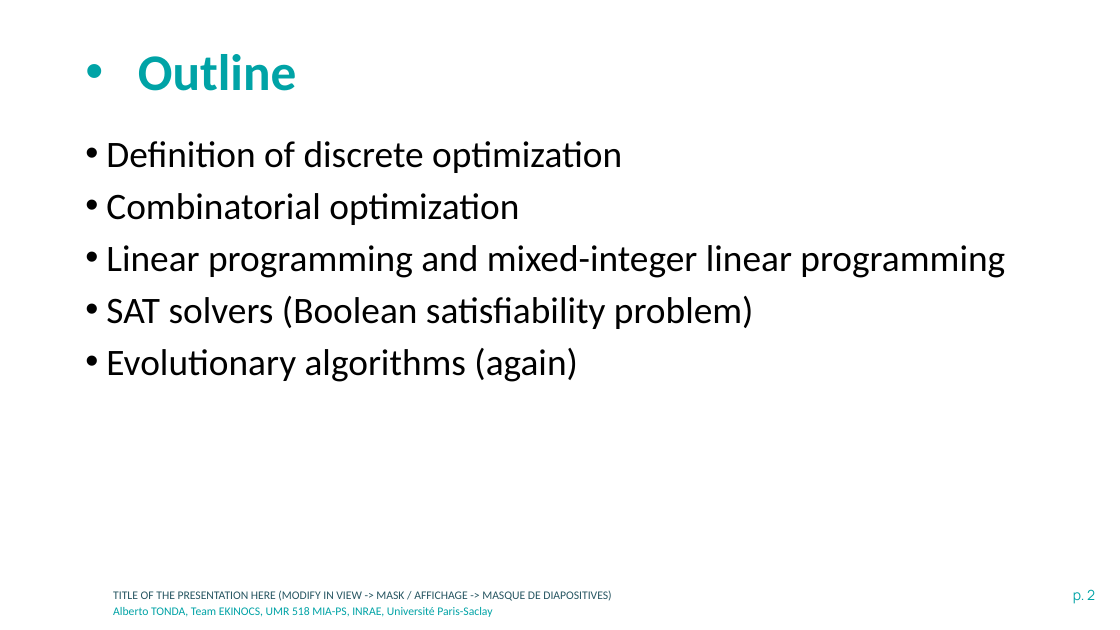
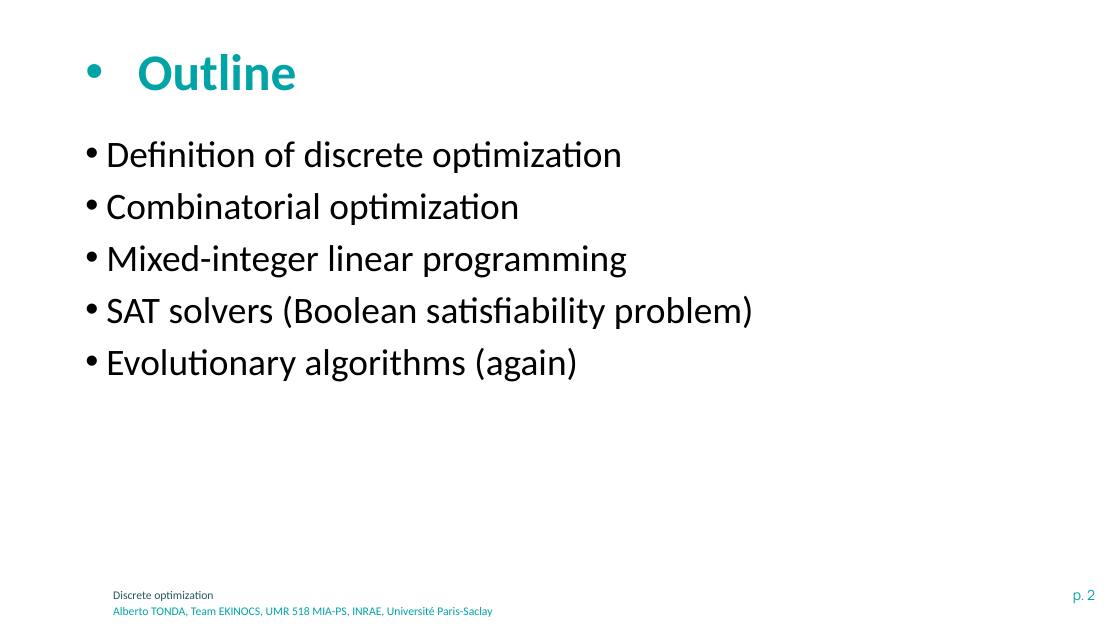
Before and after one commit to albertotonda/teaching, a slide deck: slide 2 of optimization-methods-for-artificial-intelligence/optimization-discrete.pptx. Drawn at 1120x630 pixels with LibreOffice and Linux fonts; fonts in the diff are those of the drawing; background and template pictures are left out. Boxes give left, top, right and bottom in pixels: in the first picture for what was removed or moved away, otherwise in the second. Text is boxed around its words. In the diff, an @@ line names an element or a change of style, - is before the commit and + after.

```diff
--- a/optimization-methods-for-artificial-intelligence/optimization-discrete.pptx
+++ b/optimization-methods-for-artificial-intelligence/optimization-discrete.pptx
@@ text at [106, 245, 627, 278]: text changed @@
-• Linear programming and mixed-integer linear programming
+• Mixed-integer linear programming
@@ text at [113, 591, 213, 601]: text changed @@
-TITLE OF THE PRESENTATION HERE (MODIFY IN VIEW -> MASK / AFFICHAGE -> MASQUE DE DIAPOSITIVES)
+Discrete optimization
```
Also in this commit, not shown: 2 other slides changed, 2 slides added, 6 other files.
